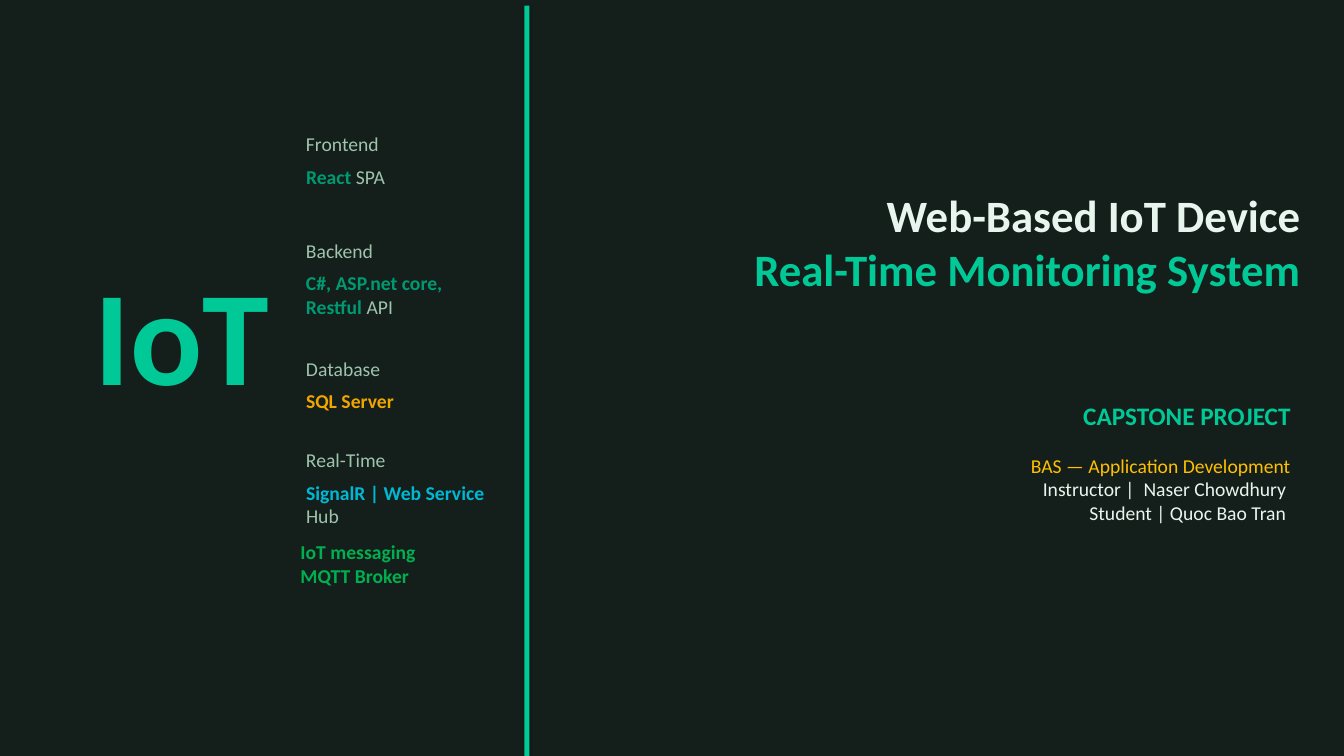
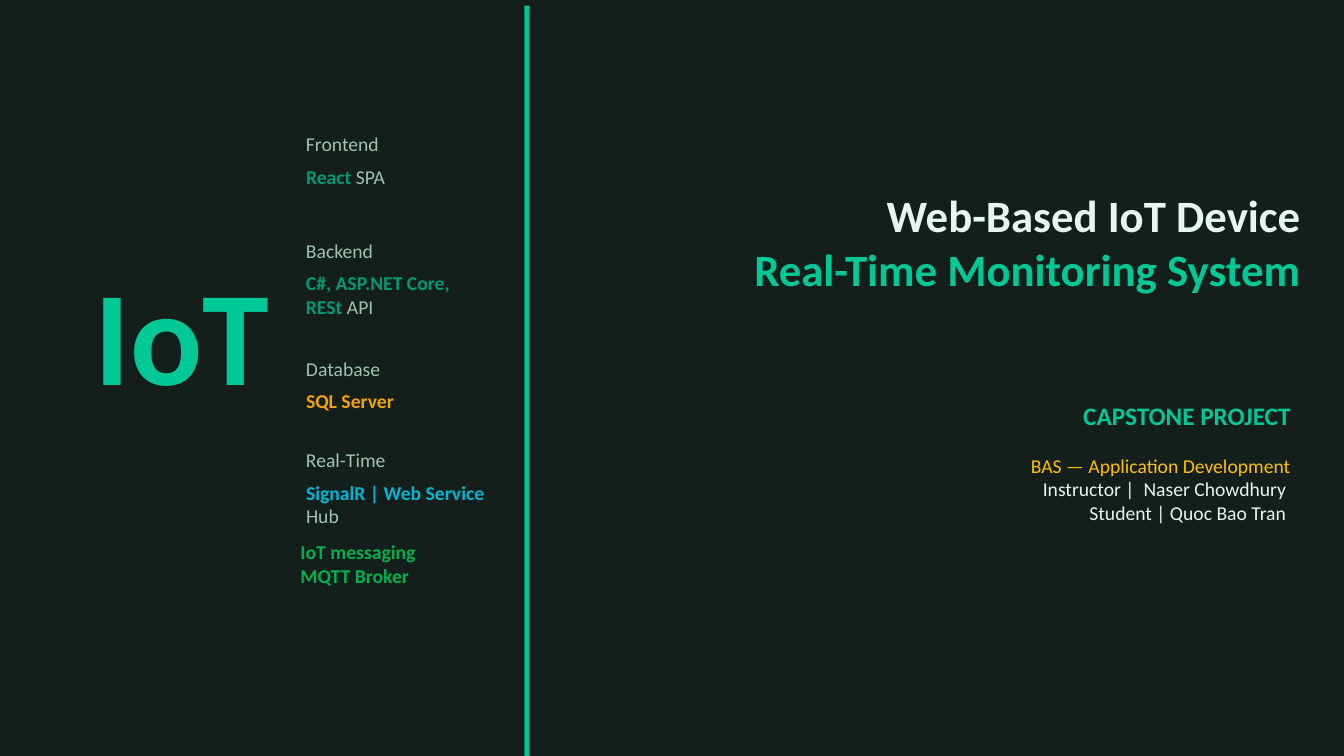
Before and after one commit to TranRTC/capstone_project, a slide deck: slide 1 of Documents/Presentation/Capstone Project Presentation.pptx. Drawn at 1344x756 pixels with LibreOffice and Linux fonts; fonts in the diff are those of the drawing. Boxes give left, top, right and bottom in pixels: in the first picture for what was removed or moved away, otherwise in the second. Text is boxed around its words. In the diff, an @@ line names an element or a change of style, - is before the commit and + after.

```diff
--- a/Documents/Presentation/Capstone Project Presentation.pptx
+++ b/Documents/Presentation/Capstone Project Presentation.pptx
@@ text at bbox=[306, 276, 450, 314]: text changed @@
-C#, ASP.net core, Restful API
+C#, ASP.NET Core, RESt API
```
Also in this commit, not shown: 8 other slides changed, 5 other files.
